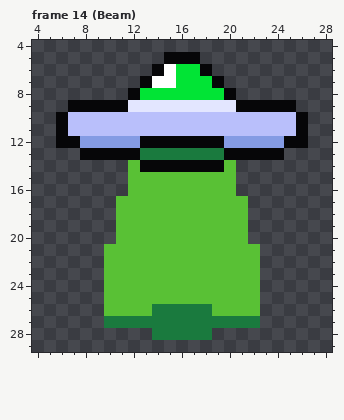
A pixel-art file gets an edit: assets/textures/sprites/ufo.ase. The picture above is the old version.
32x32 pixels, 14 frames. Shown: frame 14 (Beam): x 4..28, y 4..29.
New version:
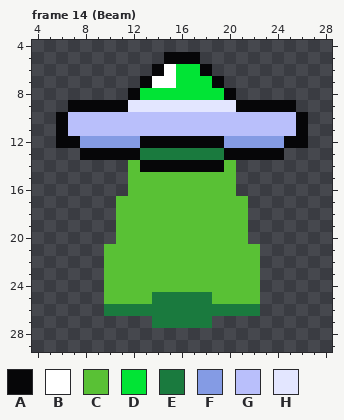
Palette (. is transparent): A #060608  B #ffffff  C #59c135  D #01e435  E #1a7a3e  F #849be4  G #b9bffb  H #e3e6ff
The exact change:
--- frame 14 (Beam), layer "Shadow"
@@ x 8..24 @@
 24 ..CCCCCCCCCCCCC..
-25 ..CCCCCCCCCCCCC..
-26 ..CCCCEEEEECCCC..
-27 ..EEEEEEEEEEEEE..
-28 ......EEEEE......
+25 ..CCCCEEEEECCCC..
+26 ..EEEEEEEEEEEEE..
+27 ......EEEEE......
+28 .................
 29 .................
